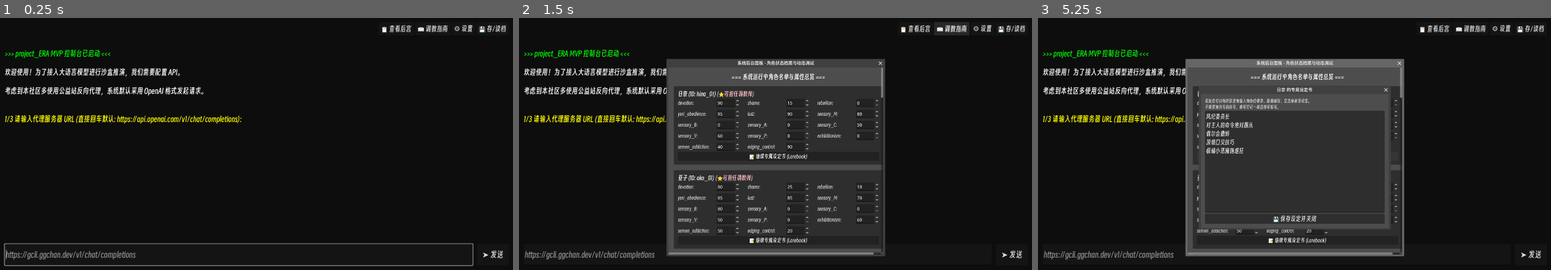
Above: before the commit, frames 1-3 (left to right).
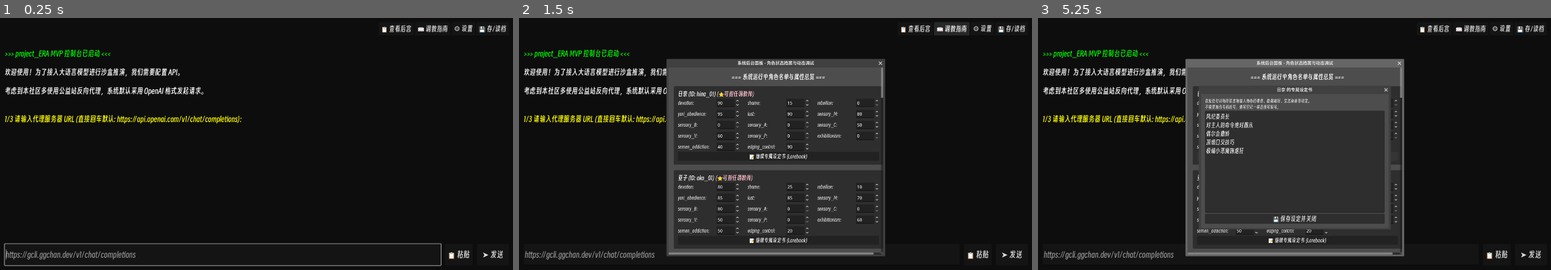
Above: after the commit, the same moments.

Repository: maru044/project_ERA
Game: Godot game, scene res://Scenes/Main.tscn
Two runs of this game, one before a commit and one after it. Both use one fixed random seed, a clock stepped at 60 frames per second and the inputs below.
Inputs (mouse positions are in pixels of both pictures, inside the frame that each line leads up to):
- Up to frame 1 (0.25 s): no input
- Up to frame 2 (1.5 s): click "📋 查看后宫" at 0.5 s; click "📖 调教指南" at 1.25 s
- Up to frame 3 (5.25 s): click "⚙️ 设置" at 2 s; click "💾 存/读档" at 2.75 s; click "➤ 发送" at 3.5 s; click (1494, 254) at 4.25 s, where only the run after the commit has a clickable "📋 粘贴"; click "📝 编辑专属设定书 (Lorebook)" at 5 s

The runs differ from the first frame. In frame 1, 0.2% of the frame differs, in the area x 85-93%, y 89-99%; in frame 2, less than 0.1%; in frame 3, less than 0.1%.

Commit message:
feat: 增加实体粘贴按钮以解决部分手机浏览器无法长按唤出菜单的痛点

Diff:
--- a/project-era/Scripts/UI/ConsoleCLI.gd
+++ b/project-era/Scripts/UI/ConsoleCLI.gd
@@ -314,6 +314,19 @@
 	# 回车提交 (PC端为主)
 	input_field.text_submitted.connect(_on_input_submitted)
 	input_area.add_child(input_field)
+
+	var paste_btn = Button.new()
+	paste_btn.text = " 📋 粘贴 "
+	paste_btn.custom_minimum_size.x = 100
+	paste_btn.add_theme_font_size_override("font_size", 30)
+	paste_btn.add_theme_font_override("font", custom_font)
+	paste_btn.pressed.connect(func():
+		var clipboard_text = DisplayServer.clipboard_get()
+		if clipboard_text != "":
+			# 在当前光标位置或者直接追加文本
+			input_field.text += clipboard_text
+	)
+	input_area.add_child(paste_btn)
 
 	var send_btn = Button.new()
 	send_btn.text = " ➤ 发送 "
